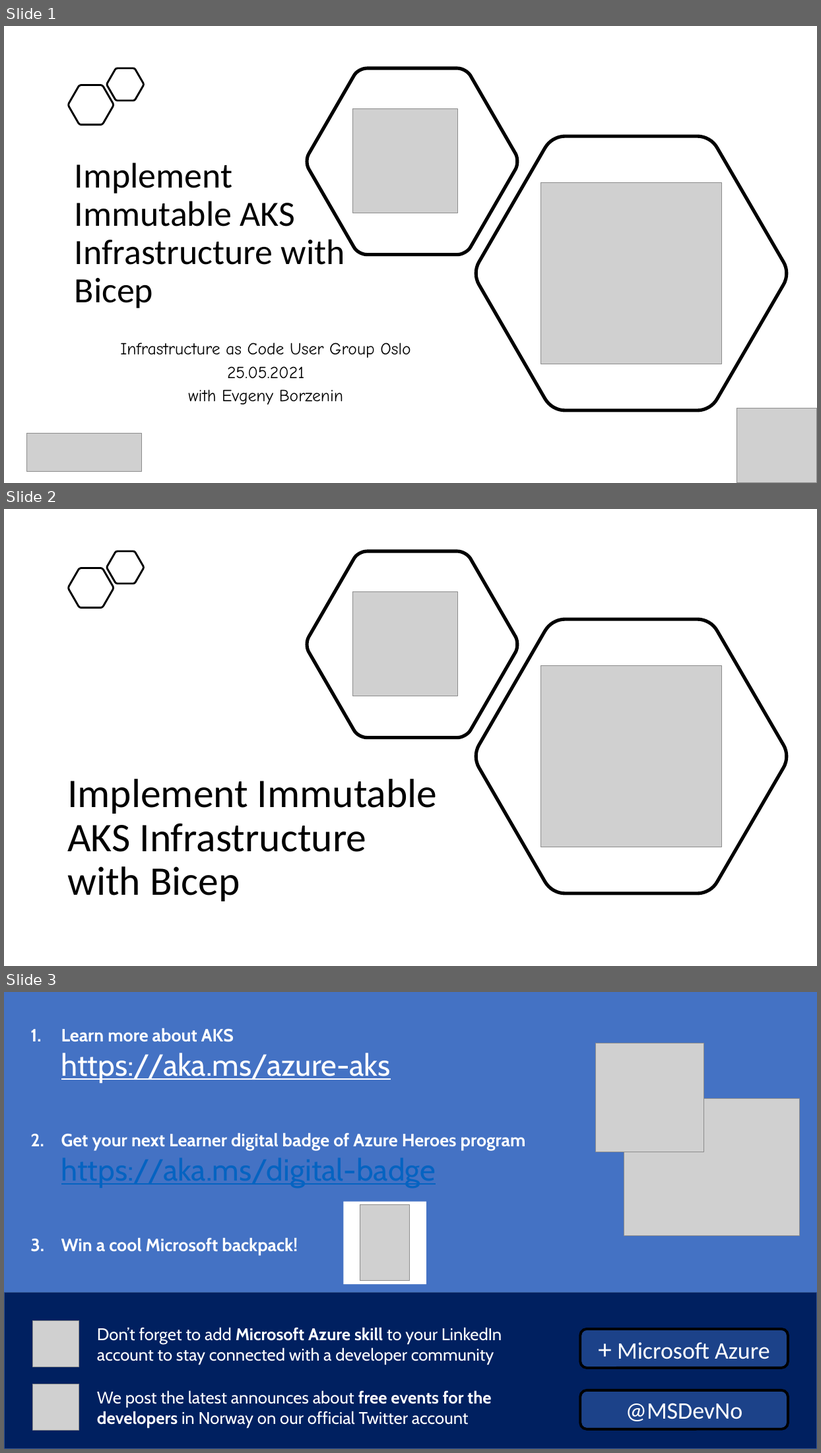
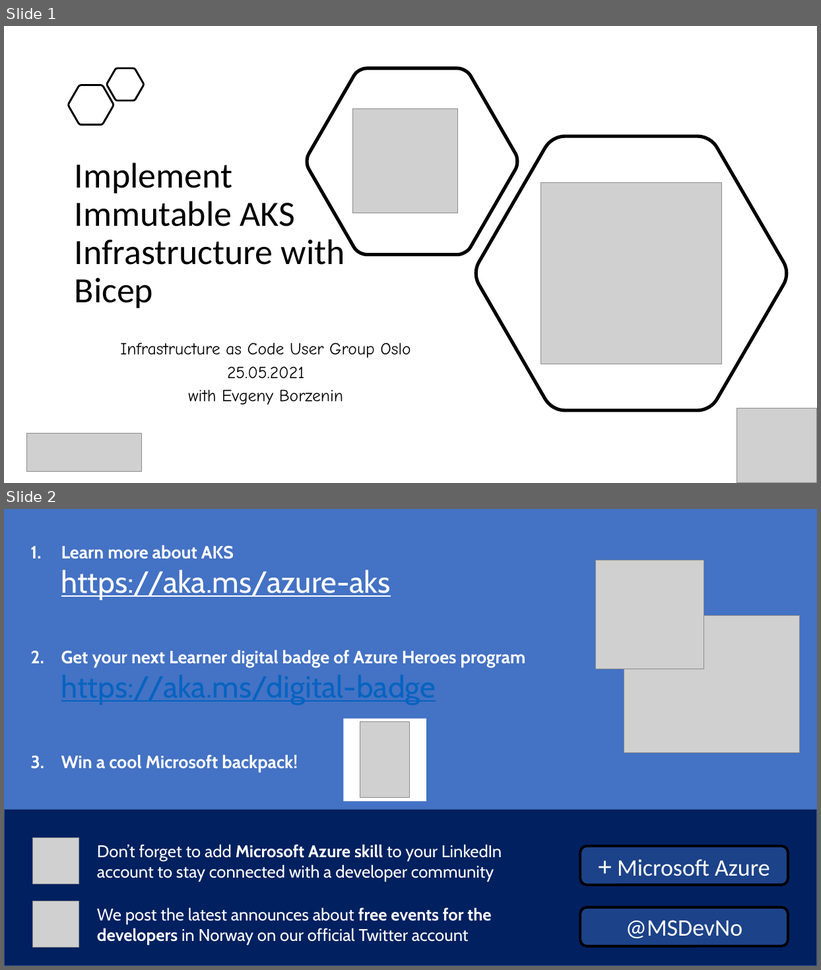
Before and after one commit to evgenyb/aks-workshops, a slide deck: 03-immutable-aks-infrastructure-with-bicep/slides/Immutable AKS Infrastructure with Bicep.pptx. Shown one above the other, each under a label of ours: slides 1, 2 and 3 before the commit, slides 1 and 2 after it. The pictures are 821x1453 and 821x970 pixels, drawn with LibreOffice and Linux fonts; fonts in the diff are those of the drawing; grey boxes stand for pictures. Boxes give left, top, right and bottom in pixels: in the first picture for what was removed or moved away, otherwise in the second. Text is boxed around its words. In the diff, an @@ line names an element or a change of style, - is before the commit and + after.

```diff
--- a/03-immutable-aks-infrastructure-with-bicep/slides/Immutable AKS Infrastructure with Bicep.pptx
+++ b/03-immutable-aks-infrastructure-with-bicep/slides/Immutable AKS Infrastructure with Bicep.pptx
@@ slide 2 removed at <box>4,509,817,966</box>, background #FFFFFF @@
@@ freeform shape removed at <box>107,551,144,584</box> @@
@@ freeform shape removed at <box>307,551,517,738</box> @@
@@ freeform shape removed at <box>69,568,114,608</box> @@
@@ picture removed at <box>353,592,457,696</box> @@
@@ freeform shape removed at <box>475,619,788,894</box> @@
@@ picture removed at <box>541,666,722,847</box> @@
@@ text removed at <box>67,779,438,902</box> @@
-Implement Immutable AKS Infrastructure with Bicep
@@ what was slide 3 is now slide 2 @@
```
Also in this commit, not shown: 2 slides changed, 1 other slide removed, 17 other files.
